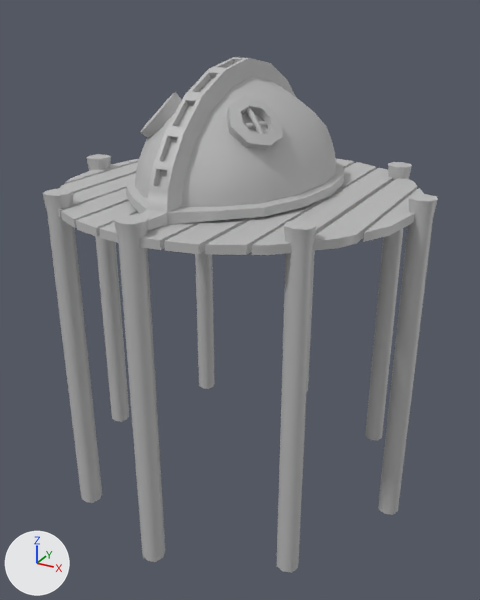
An edit to the FBX model Assets/Atlantis/Models/dcr_fishing_shack_02.fbx, drawn before and after from the same camera.
Both versions are drawn from a camera (50 mm lens) standing at (0.147, -0.267, 0.08) and looking at (0.003, -0.004, -0.052). Every picture has the same lights, and +X, +Y and +Z are marked at lower left. Both versions are drawn at frame 43 of the action 'Take 001'; the numbers are the values there.
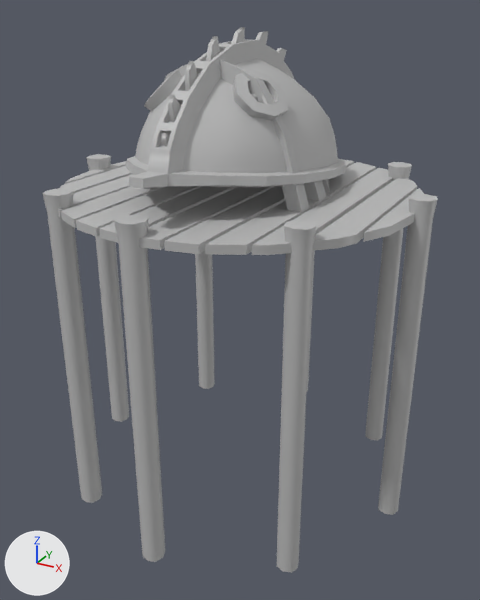
ob_fish_roof_grp is not drawn itself; it is the parent of ob_fish_point_07, ob_fish_point_02, ob_fish_point_010, ob_fish_point_05, ob_fish_point_03, ob_eye_window_02, ob_eye_window_01, ob_fish_point_01.

The edits, one by one:
Object 'fish_point_07' (ob_fish_point_07) moves from (0.0, 3.153, 4.852) to (0.0, 4.367, 4.242).
Object 'fish_point_02' (ob_fish_point_02) moves from (0.0, 3.05, 8.905) to (0.0, 4.306, 9.424).
Object 'fish_point_03' (ob_fish_point_03) moves from (0.0387, 2.326, 9.926) to (0.0131, 3.411, 10.74).
Object 'fish_point_01' (ob_fish_point_01) moves from (0.0, 3.481, 7.418) to (0.0, 4.824, 7.627).
Object 'fishing_port_skeleton_01' (ob_fishing_port_skeleton_01) is rescaled from (0.986, 1.02, 0.973) to (1.13, 1.46, 0.991).
Object 'fish_point_06' (ob_fish_point_06) moves from (0.0, 3.443, 6.224) to (0.0, 4.774, 5.95).
Object 'fish_roof_grp' (ob_fish_roof_grp) turns from (0, 0, 0) to (-6.2, 0, 0) degrees about x, y and z.

What differs and where, as boxes [x1, y1, x2, y2] in the pictures (480 x 600 px):
'fish_house_roof_01', turned: before [126, 57, 344, 230]; after [126, 39, 345, 188]
'eye_window_frame_01.001', turned: before [227, 96, 283, 150]; after [233, 69, 288, 121]
'fishing_port_skeleton_01', rescaled (not visible before): after [134, 57, 330, 212]
'eye_window_frame_01', turned: before [140, 92, 182, 138]; after [144, 66, 182, 111]
'fish_point_03', moved, turned (not visible before): after [185, 61, 198, 91]
'fish_point_04', turned (not visible before): after [168, 94, 181, 122]
'fish_point_02', turned, moved (not visible before): after [206, 36, 220, 61]
'eye_window_bar_01.001', turned: before [245, 108, 264, 134]; after [261, 96, 269, 104]
'fish_point_01', moved, turned (not visible before): after [231, 27, 245, 44]
'fish_point_06', moved, turned (not visible before): after [255, 31, 268, 45]
'eye_window_bar_02.001', turned: before [245, 121, 267, 129]; after [251, 94, 273, 99]
'fish_point_05', turned (not visible before): after [161, 132, 170, 146]
'fish_point_07', turned, moved (not visible before): after [276, 48, 287, 60]
'polySurface8', unchanged, uncovered by the edit: before [139, 222, 202, 250]; after [139, 186, 275, 250]
'polySurface9', unchanged, uncovered by the edit: before [99, 212, 140, 243]; after [99, 186, 237, 243]
